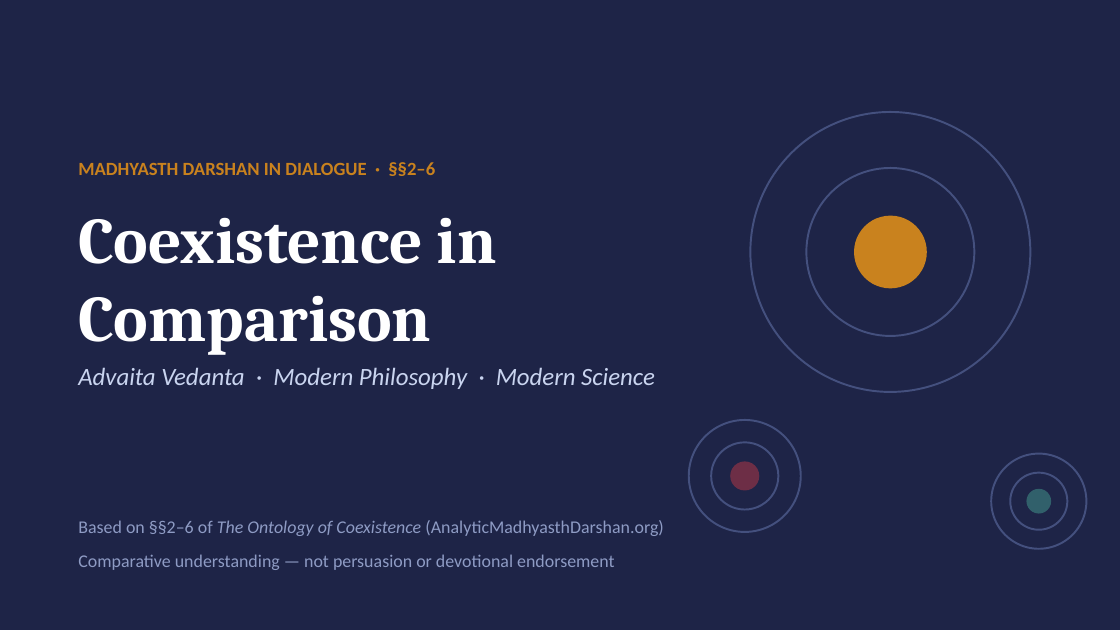
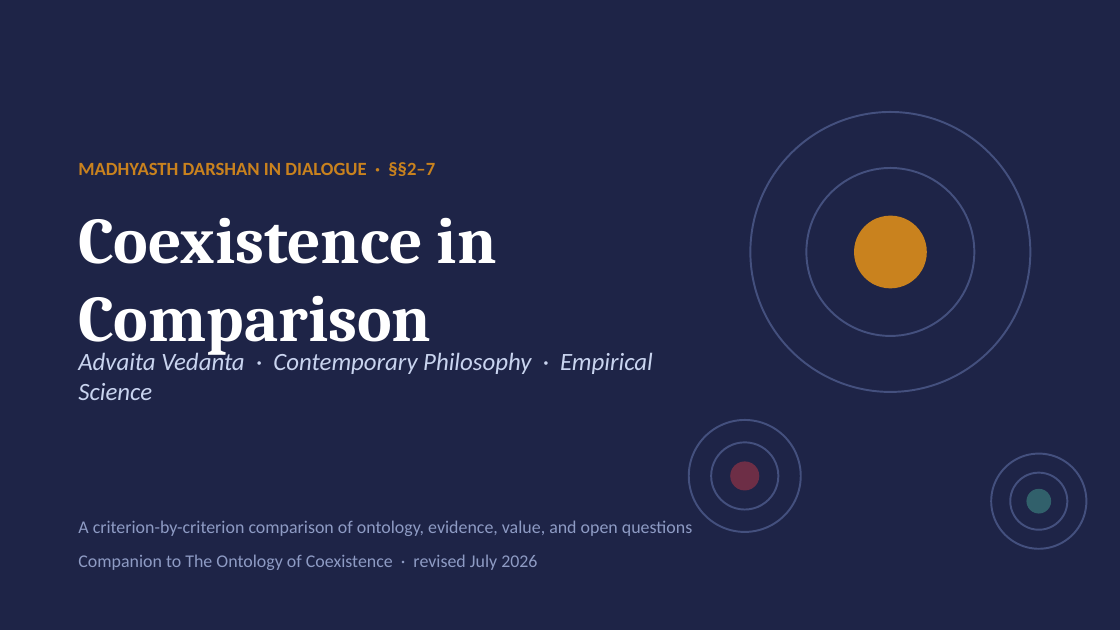
Before and after one commit to raghavamohan/AnalyticMadhyasthDarshan, a slide deck: slide 1 of Studies/The-Ontology-of-Coexistence/Coexistence-in-Comparison-MD-vs-Advaita-Philosophy-Science.pptx. Drawn at 1120x630 pixels with LibreOffice and Linux fonts; fonts in the diff are those of the drawing. Boxes give left, top, right and bottom in pixels: in the first picture for what was removed or moved away, otherwise in the second. Text is boxed around its words. In the diff, an @@ line names an element or a change of style, - is before the commit and + after.

Commit message:
Synchronize ontology comparison deck

```diff
--- a/Studies/The-Ontology-of-Coexistence/Coexistence-in-Comparison-MD-vs-Advaita-Philosophy-Science.pptx
+++ b/Studies/The-Ontology-of-Coexistence/Coexistence-in-Comparison-MD-vs-Advaita-Philosophy-Science.pptx
@@ text at (78, 162, 435, 176): text changed @@
-MADHYASTH DARSHAN IN DIALOGUE · §§2–6
+MADHYASTH DARSHAN IN DIALOGUE · §§2–7
@@ text at (78, 349, 653, 400): text changed @@
-Advaita Vedanta · Modern Philosophy · Modern Science
+Advaita Vedanta · Contemporary Philosophy · Empirical Science
@@ text at (78, 520, 692, 536): text changed @@
-Based on §§2–6 of The Ontology of Coexistence (AnalyticMadhyasthDarshan.org)
+A criterion-by-criterion comparison of ontology, evidence, value, and open questions
@@ text at (78, 554, 537, 570): text changed @@
-Comparative understanding — not persuasion or devotional endorsement
+Companion to The Ontology of Coexistence · revised July 2026
```
Also in this commit, not shown: 8 other slides changed, 9 slides added, 7 slides removed.
